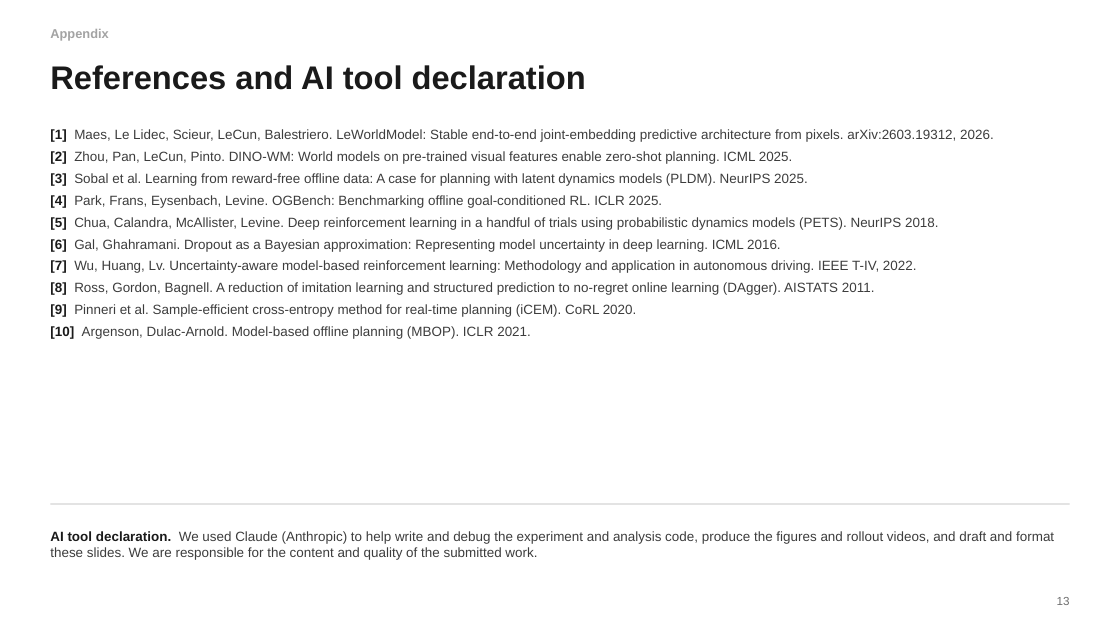
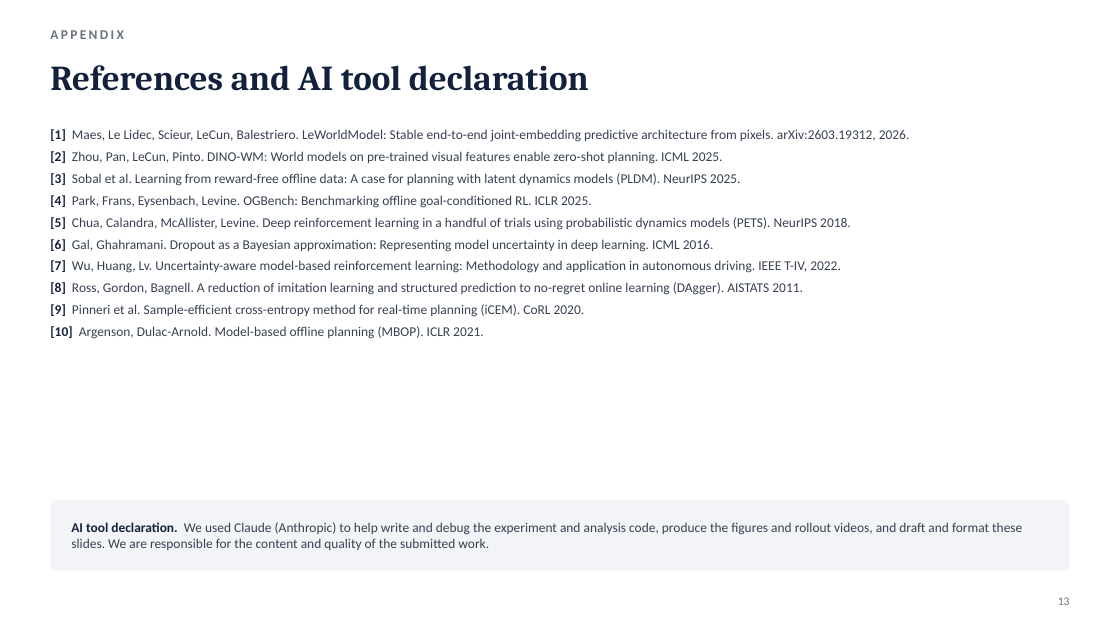
Before and after one commit to JaspinXu/uncertainty-aware-lewm, a slide deck: slide 13 of report/slides/CS5478_final_presentation.pptx. Drawn at 1120x630 pixels with LibreOffice and Linux fonts; fonts in the diff are those of the drawing. Boxes give left, top, right and bottom in pixels: in the first picture for what was removed or moved away, otherwise in the second. Text is boxed around its words. In the diff, an @@ line names an element or a change of style, - is before the commit and + after.

```diff
--- a/report/slides/CS5478_final_presentation.pptx
+++ b/report/slides/CS5478_final_presentation.pptx
@@ text "References and AI tool declaration" at (50,65,589,91): size 28 to 30 pt, font Arial to Cambria, text colour #1A1A1A to #14213D @@
@@ text at (50,30,124,39): text changed; size 11 to 11.5 pt; font Arial to Calibri; text colour #A3A3A3 to #6B7280 @@
-Appendix
+APPENDIX
@@ text "[1] Maes, Le Lidec, Scieur, ..." at (50,129,910,339): font Arial to Calibri, text colour #3D3D3D to #374151; text colour #1A1A1A to #14213D in "[1]", "[2]", "[3]", "[4]" and 6 more places @@
@@ line removed from (50, 504) to (1070, 504) @@
@@ rounded rectangle added at (50,500,1070,571), fill #F3F4F8 @@
@@ text "AI tool declaration. We used ...": place and size @@
-text "AI tool declaration. We used ..." at (50,531,1054,560)
+text "AI tool declaration. We used ..." at (71,522,1022,550)
@@ text "AI tool declaration. We used ..." at (71,522,1022,550): font Arial to Calibri, text colour #3D3D3D to #374151; text colour #1A1A1A to #14213D in "AI tool declaration." @@
@@ text "13" at (1058,597,1070,605): font Arial to Calibri, text colour #6E6E6E to #6B7280 @@
```
Also in this commit, not shown: 12 other slides changed, 1 other file.
